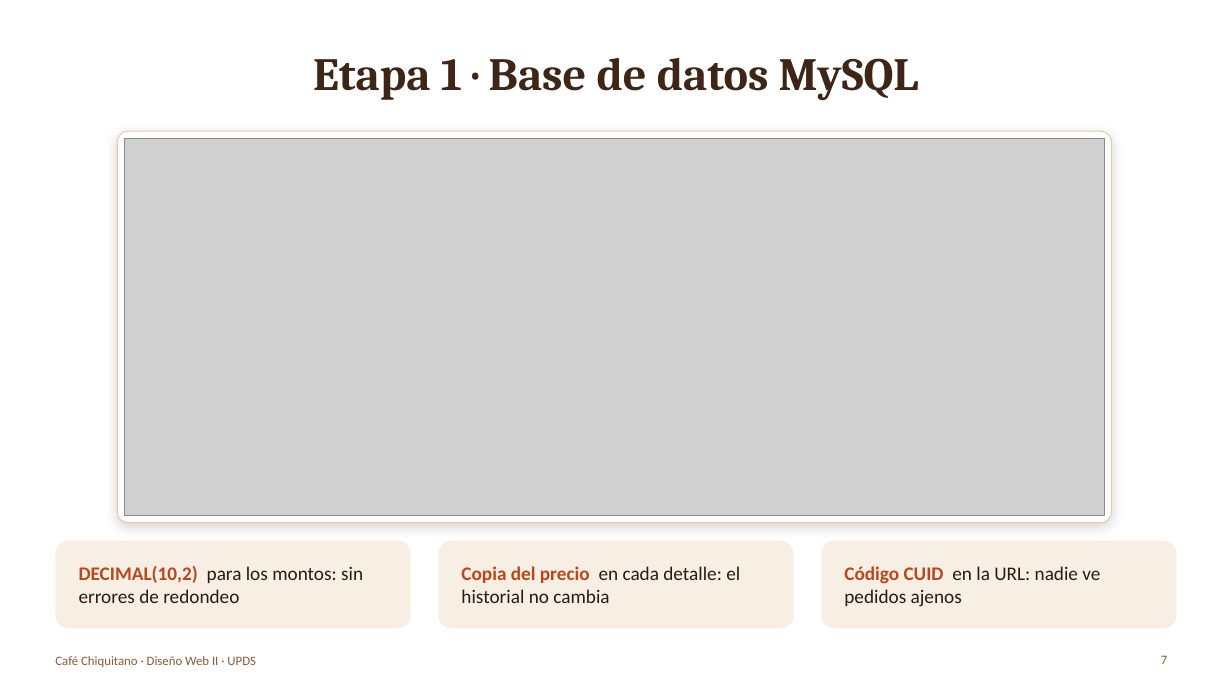
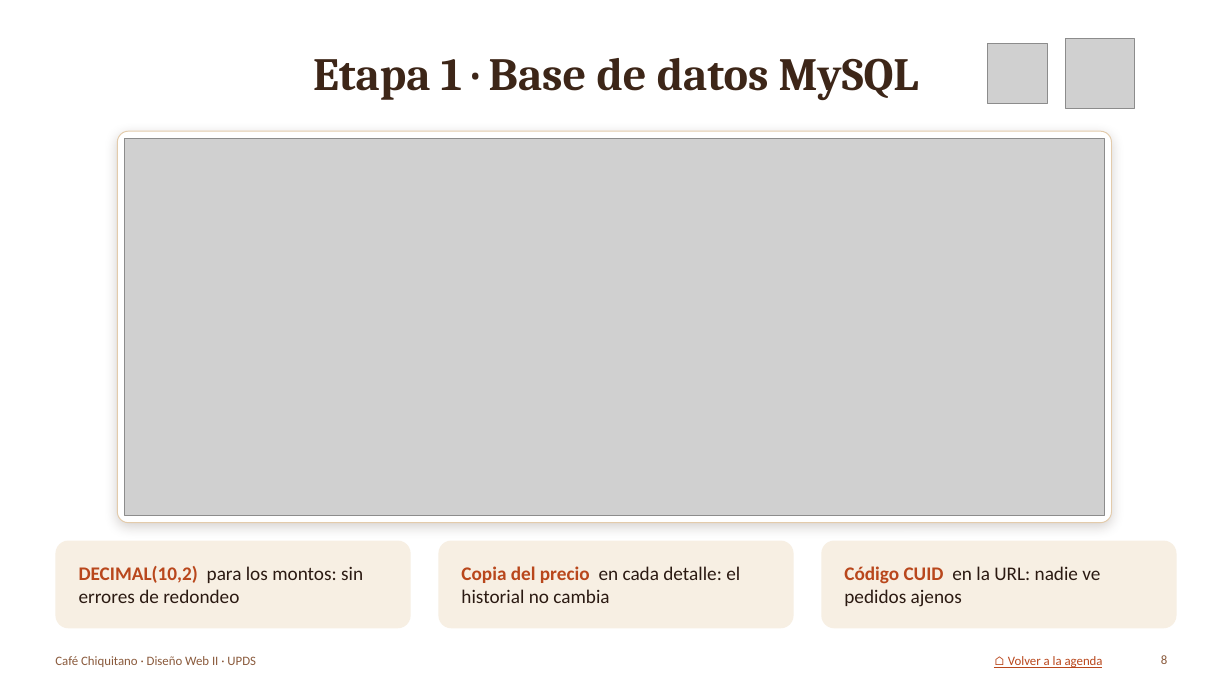
Before and after one commit to lixinrodriguez1-eng/mercado-justo-cruceno, a slide deck: slide 8 of informe/Presentacion_Cafe_Chiquitano.pptx (slide 7 before the commit). Drawn at 1232x693 pixels with LibreOffice and Linux fonts; fonts in the diff are those of the drawing; grey boxes stand for pictures; background and template pictures are left out. Boxes give left, top, right and bottom in pixels: in the first picture for what was removed or moved away, otherwise in the second. Text is boxed around its words. In the diff, an @@ line names an element or a change of style, - is before the commit and + after.

```diff
--- a/informe/Presentacion_Cafe_Chiquitano.pptx
+++ b/informe/Presentacion_Cafe_Chiquitano.pptx
@@ picture added at (987,43,1047,104) @@
@@ picture added at (1066,39,1135,108) @@
@@ text added at (1008,656,1103,668), 10 pt, text #B9471C, underline @@
+⌂ Volver a la agenda
@@ page number at (1161,655,1167,664): text changed @@
-7
+8
```
Also in this commit, not shown: 16 other slides changed, 1 slide added, 14 other files.
